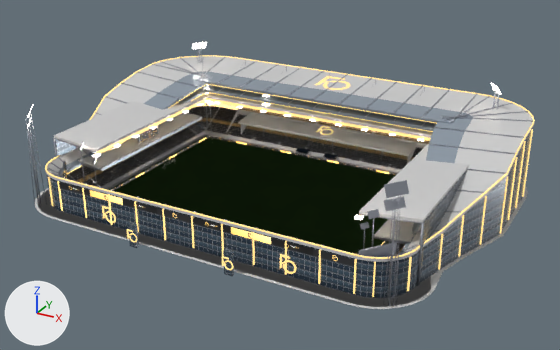
The Blender file assets-src/blend/stadium.blend, before and after one commit.
Rendered twice from a camera (50 mm lens) standing at (143.6, -255.2, 135.2) and looking at (3.7, -0.8, 8.0). The axes (+X, +Y, +Z) are drawn at lower left. The lights are the same throughout. The picture after the commit comes second.

The first picture shows 'concrete_dark_L6', 'emissive_boards_L6', 'emissive_led_L6', 'facade_L6', 'membrane_L4', 'membrane_L6', 'pitch_L4_L6', 'roof_L2', 'roof_glass_L5', 'roof_glass_L6', 'seats_L6', 'steel_L3' and 33 more.
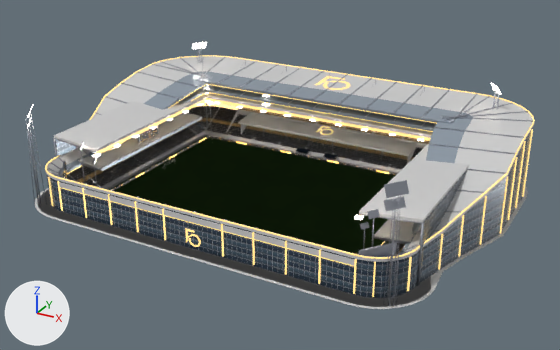
Location of each change, (x1, y1, x2, y2) in pixels of the pictures (560 x 350 px; the box of a moved part takes in the faces that stretch with it):
'emissive_boards_L6', reshaped (mostly hidden afterwards)
    before: (59, 182, 355, 266)
    after: (112, 136, 397, 245)
part 1 of me_concrete_dark_l6, added
    after: (59, 182, 355, 266)
part 2 of me_emissive_boards_l6, deleted
    before: (59, 182, 355, 266)
part 3 of me_emissive_led_l6, added
    after: (59, 187, 353, 266)
part 4 of me_emissive_led_l6, moved or reshaped
    before: (127, 229, 133, 239)
    after: (185, 228, 194, 242)
part 5 of me_emissive_led_l6, deleted
    before: (102, 206, 296, 274)
part 6 of me_emissive_led_l6, reshaped
    before: (191, 216, 195, 248)
    after: (189, 234, 201, 247)
part 7 of me_facade_l6, deleted
    before: (128, 223, 139, 248)
part 8 of me_facade_l6, deleted
    before: (223, 249, 234, 276)

The edits, one by one:
me_concrete_dark_l6 is used by ob_concrete_dark_l6; location (0.0, 0.0, 0.0).
me_concrete_dark_l6 had 1408 vertices, 442 faces and spanned x -94.0..94.0, y -64.0..74.0, z 0.0..23.0.
me_concrete_dark_l6 now has 1416 vertices, 448 faces and spans x -94.0..94.0, y -64.0..74.0, z 0.0..23.0.
me_concrete_dark_l6 part 1: a new loose piece, a box spanning x -62.0..62.0, y -57.76..-57.51, z 10.9..13.0, in mat_stand_concrete_dark (its picture is missing).
me_emissive_boards_l6 is used by ob_emissive_boards_l6; location (0.0, 0.0, 0.0).
me_emissive_boards_l6 had 40 vertices, 30 faces and spanned x -62.0..62.0, y -57.8..38.6, z 0.0..13.0.
me_emissive_boards_l6 now has 32 vertices, 24 faces and spans x -57.6..57.6, y -38.6..38.6, z 0.0..0.9.
me_emissive_boards_l6 part 2: the loose piece of 8 vertices spanning x -62.0..62.0, y -57.8..-57.5, z 10.6..13.0 is deleted.
me_emissive_led_l6 is used by ob_emissive_led_l6; location (0.0, 0.0, 0.0).
me_emissive_led_l6 had 2294 vertices, 1081 faces and spanned x -93.0..93.0, y -67.0..73.0, z 1.0..31.0.
me_emissive_led_l6 now has 1772 vertices, 809 faces and spans x -93.0..93.0, y -58.0..73.0, z 1.0..31.0.
me_emissive_led_l6 part 3: a new loose piece, a box spanning x -62.0..62.0, y -57.81..-57.51, z 10.6..10.9, in mat_emissive_led (orange #c7a159, glowing beige #dec17f).
me_emissive_led_l6 part 4: the loose piece of 26 vertices spanning x -22.0..-20.0, y -67.0, z 3.0..7.0 is moved by (20.0, 9.0, 0.0).
me_emissive_led_l6 part 5: 7 loose pieces with 670 vertices, spanning x -41.0..41.0, y -67.0..-58.0, z 1.0..8.0, are deleted.
me_emissive_led_l6 part 6: 8 vertices moved from x 0.0, y -58.0, z 1.0..13.0 to x 0.0..1.0, y -58.0, z 1.0..2.0; 140 vertices added at x -2.0..3.0, y -58.0, z 1.0..6.0.
me_facade_l6 is used by ob_facade_l6; location (0.0, 0.0, 0.0).
me_facade_l6 had 544 vertices, 210 faces and spanned x -92.0..92.0, y -67.0..72.0, z 0.0..30.0.
me_facade_l6 now has 528 vertices, 198 faces and spans x -92.0..92.0, y -58.0..72.0, z 0.0..30.0.
me_facade_l6 part 7: the loose piece of 8 vertices spanning x -22.0..-18.0, y -67.0..-65.0, z 0.0..9.0 is deleted.
me_facade_l6 part 8: the loose piece of 8 vertices spanning x 18.0..22.0, y -67.0..-65.0, z 0.0..9.0 is deleted.
